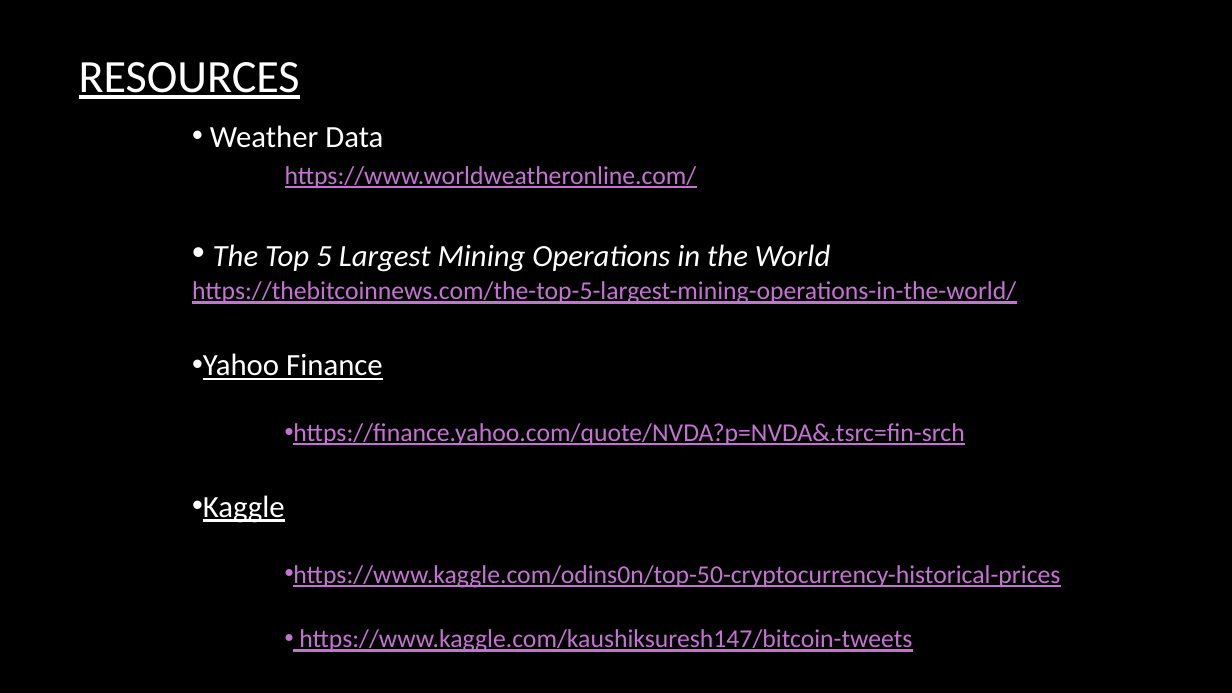
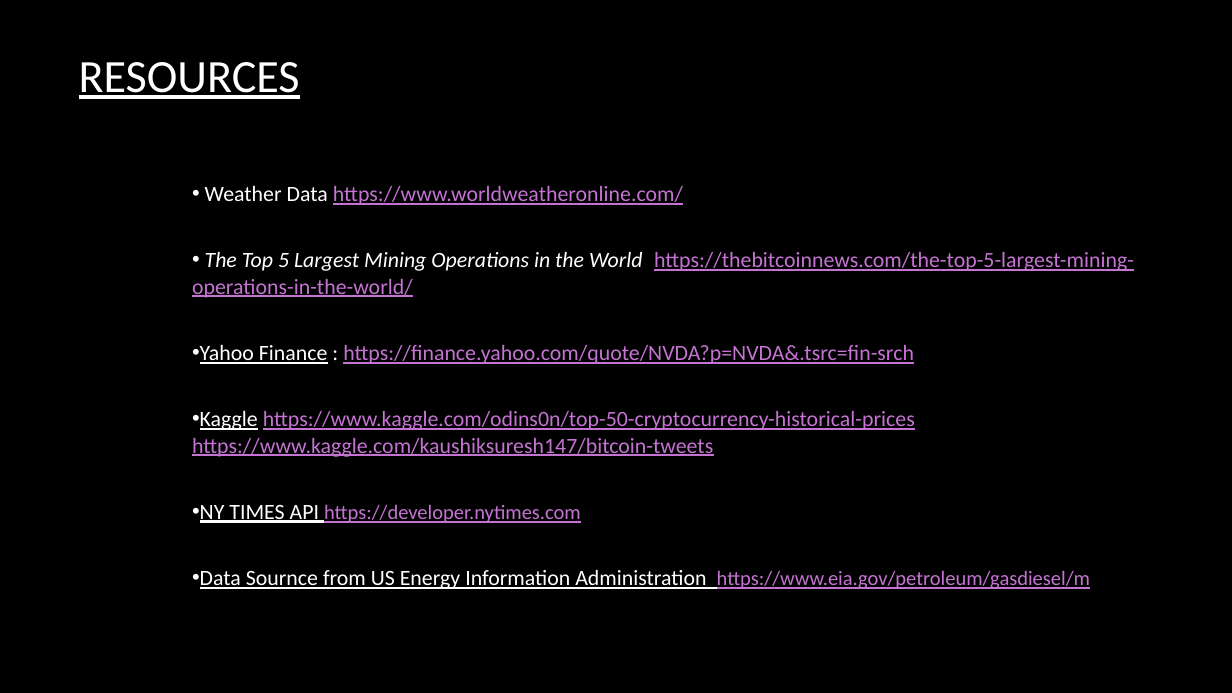
Before and after one commit to CharlotteC21/Cryptocurreny-Trend-Analysis-Group-Project, a slide deck: slide 12 of PPT Crypto Trend Group Project.pptx (slide 10 before the commit). Drawn at 1232x693 pixels with LibreOffice and Linux fonts; fonts in the diff are those of the drawing; background and template pictures are left out. Boxes give left, top, right and bottom in pixels: in the first picture for what was removed or moved away, otherwise in the second. Text is boxed around its words. In the diff, an @@ line names an element or a change of style, - is before the commit and + after.

```diff
--- a/PPT Crypto Trend Group Project.pptx
+++ b/PPT Crypto Trend Group Project.pptx
@@ text at (x1=192, y1=186, x2=1134, y2=298): size 24 to 17 pt in "Weather Data", "The Top 5 Largest Mining Operations in ..."; size 20 to 17 pt in "https://www.worldweatheronline.com/", "https://thebitcoinnews.com/the-top-5-largest-mining-operatio ..." @@
@@ text at (x1=192, y1=345, x2=1090, y2=589): text changed; size 20 to 17 pt @@
-• Yahoo Finance
-    • https://finance.yahoo.com/quote/NVDA?p=NVDA&.tsrc=fin-srch
-• Kaggle
-    • https://www.kaggle.com/odins0n/top-50-cryptocurrency-historical-prices
-    • https://www.kaggle.com/kaushiksuresh147/bitcoin-tweets
+• Yahoo Finance : https://finance.yahoo.com/quote/NVDA?p=NVDA&.tsrc=fin-srch
+• Kaggle https://www.kaggle.com/odins0n/top-50-cryptocurrency-historical-prices https://www.kaggle.com/kaushiksuresh147/bitcoin-tweets
+• NY TIMES API https://developer.nytimes.com
+• Data Sournce from US Energy Information Administration https://www.eia.gov/petroleum/gasdiesel/m
```
Also in this commit, not shown: 3 other slides changed, 3 slides added, 1 slide removed, 6 other files.
